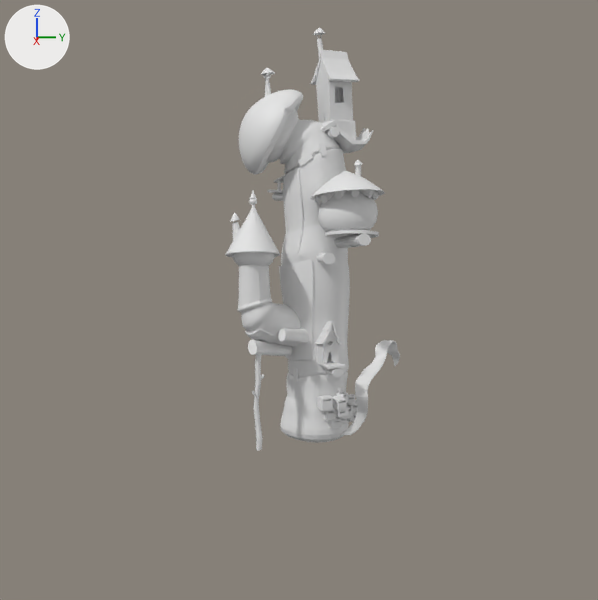
An edit to the Blender file Home2.blend, drawn before and after from the same camera.
The view is the same before and after, from a 50 mm lens placed at (26.8, -0.3, 8.1), pointed at (0.2, -0.6, 4.3). Every picture has the same lights, and +X, +Y and +Z are marked at upper left. The older version comes first.

The first picture shows 'Base1', 'Base2', 'BaseCube', 'Cone.003', 'ConeRoof', 'MAshroomRoof', 'Plane.007', 'RoofPlane4', 'WoodRoundHouse' and 44 more.
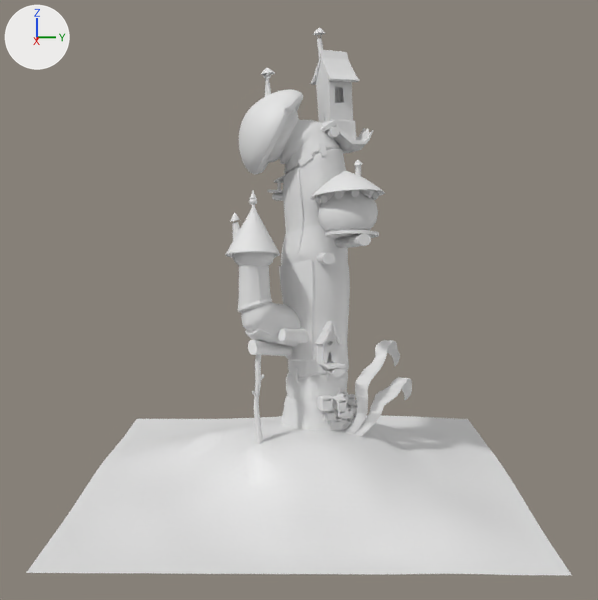
Boxes [x1, y1, x2, y2] around the edits, measured in the pictures (598 x 600 px):
'Plane.012', added: after [26, 415, 571, 575]
'Plane.011', added: after [354, 377, 412, 437]

The change, as a list of edits to the scene's bpy script:
```text
Add me_plane_026:
    me_plane_026.from_pydata(...)  # 116 vertices, 114 faces; spans x -1.63..0.2, y -0.41..1.88, z -2.22..-0.38
Add me_plane_027:
    me_plane_027.from_pydata(...)  # 4225 vertices, 4096 faces; spans x -6.97..6.93, y -6.96..6.96, z 0.0..1.98
Add ob_plane_011:
    ob_plane_011 = bpy.data.objects.new('Plane.011', me_plane_026)
    ob_plane_011.location = (1.19, 1.37, -0.01)
    ob_plane_011.rotation_euler = (0.0, 1.571, 0.0)  # degrees (0, 90, 0)
    _m = ob_plane_011.modifiers.new('Bevel', 'BEVEL')
    _m.limit_method = 'WEIGHT'
    _m = ob_plane_011.modifiers.new('Subdivision', 'SUBSURF')
Add ob_plane_012:
    ob_plane_012 = bpy.data.objects.new('Plane.012', me_plane_027)
    ob_plane_012.location = (0.02, -0.54, -1.75)
```
